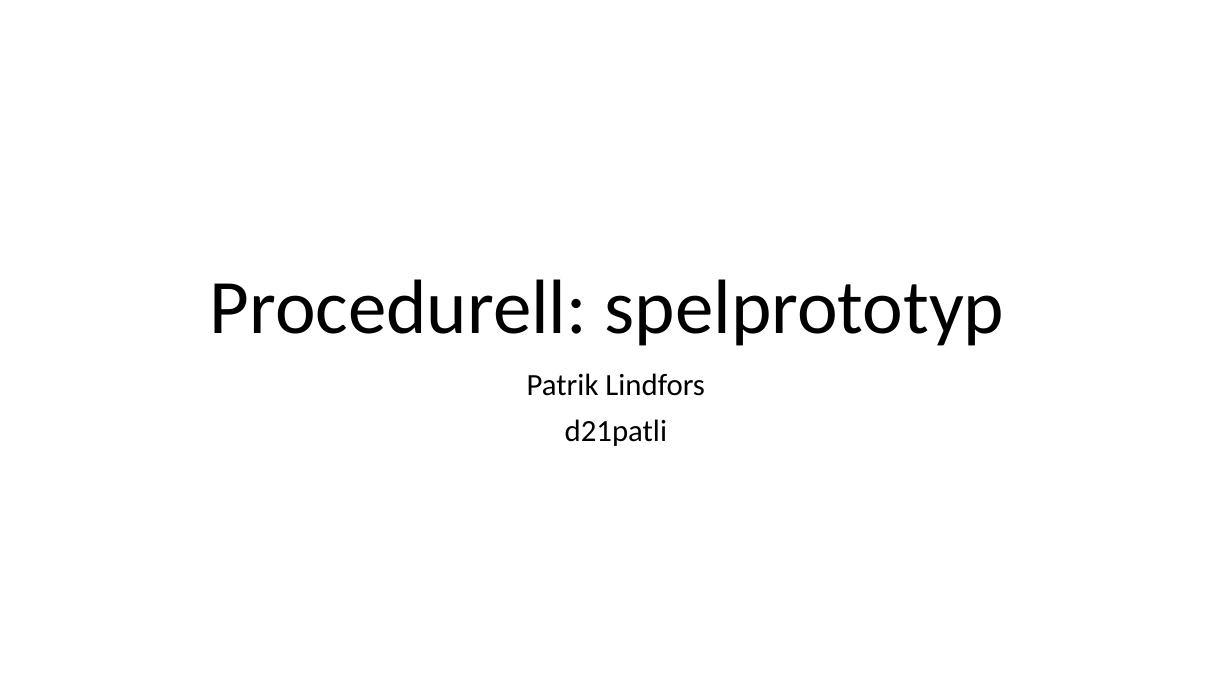
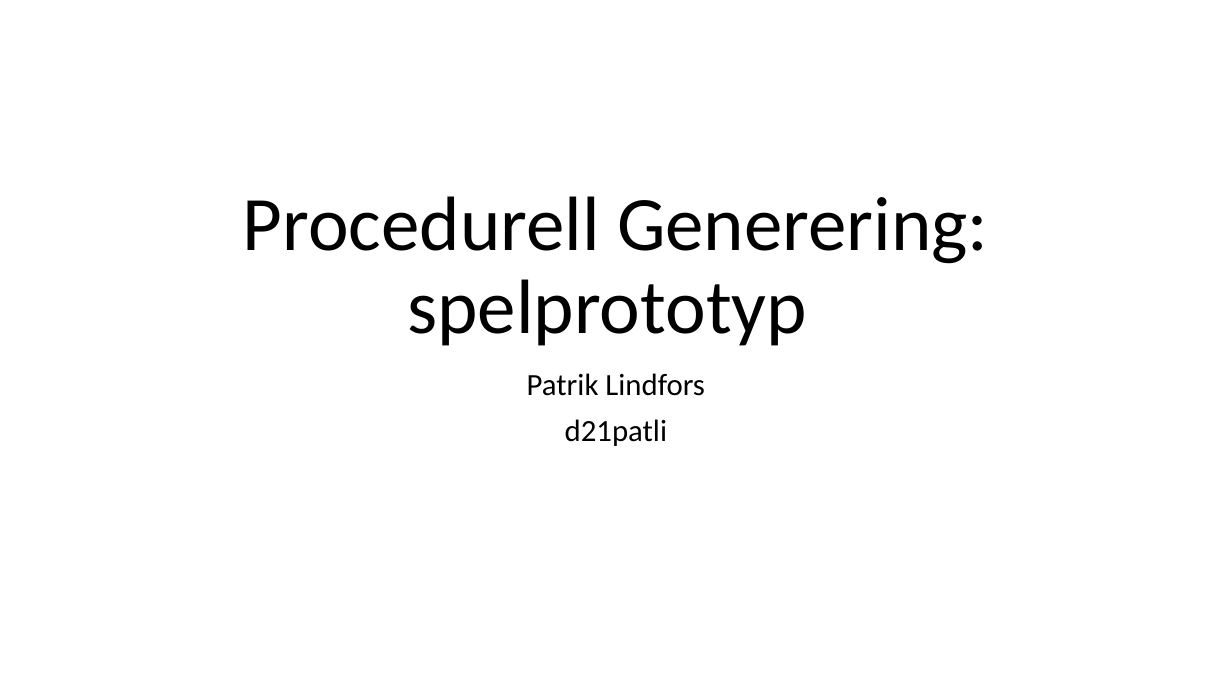
Before and after one commit to pythonpalle/sudoku, a slide deck: slide 1 of Procedurell_Generering_Prototyp.pptx. Drawn at 1232x693 pixels with LibreOffice and Linux fonts; fonts in the diff are those of the drawing. Boxes give left, top, right and bottom in pixels: in the first picture for what was removed or moved away, otherwise in the second. Text is boxed around its words. In the diff, an @@ line names an element or a change of style, - is before the commit and + after.

```diff
--- a/Procedurell_Generering_Prototyp.pptx
+++ b/Procedurell_Generering_Prototyp.pptx
@@ title at (243,196,988,346): text changed @@
-Procedurell: spelprototyp
+Procedurell Generering: spelprototyp
```
Also in this commit, not shown: 10 slides added, 3 slides removed, 1 other file.
